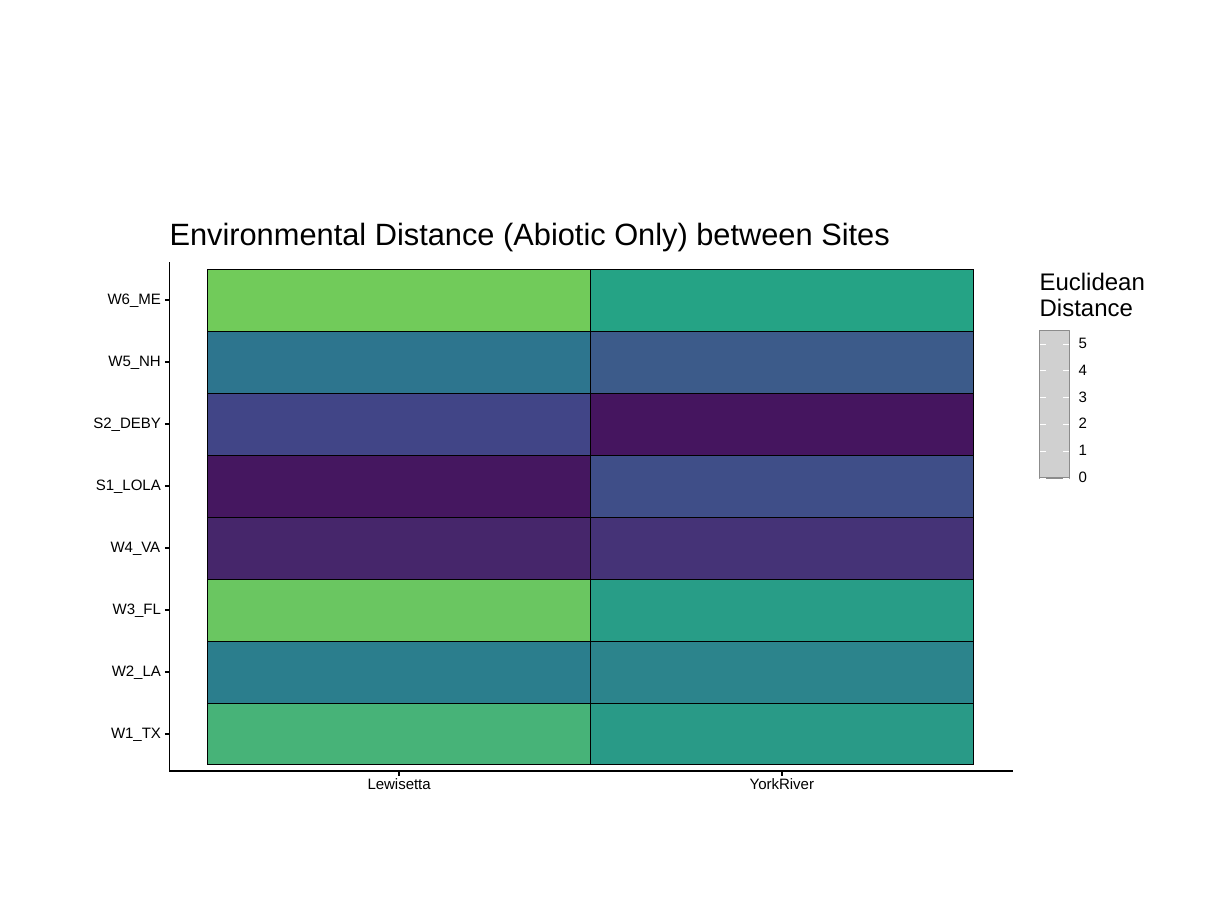
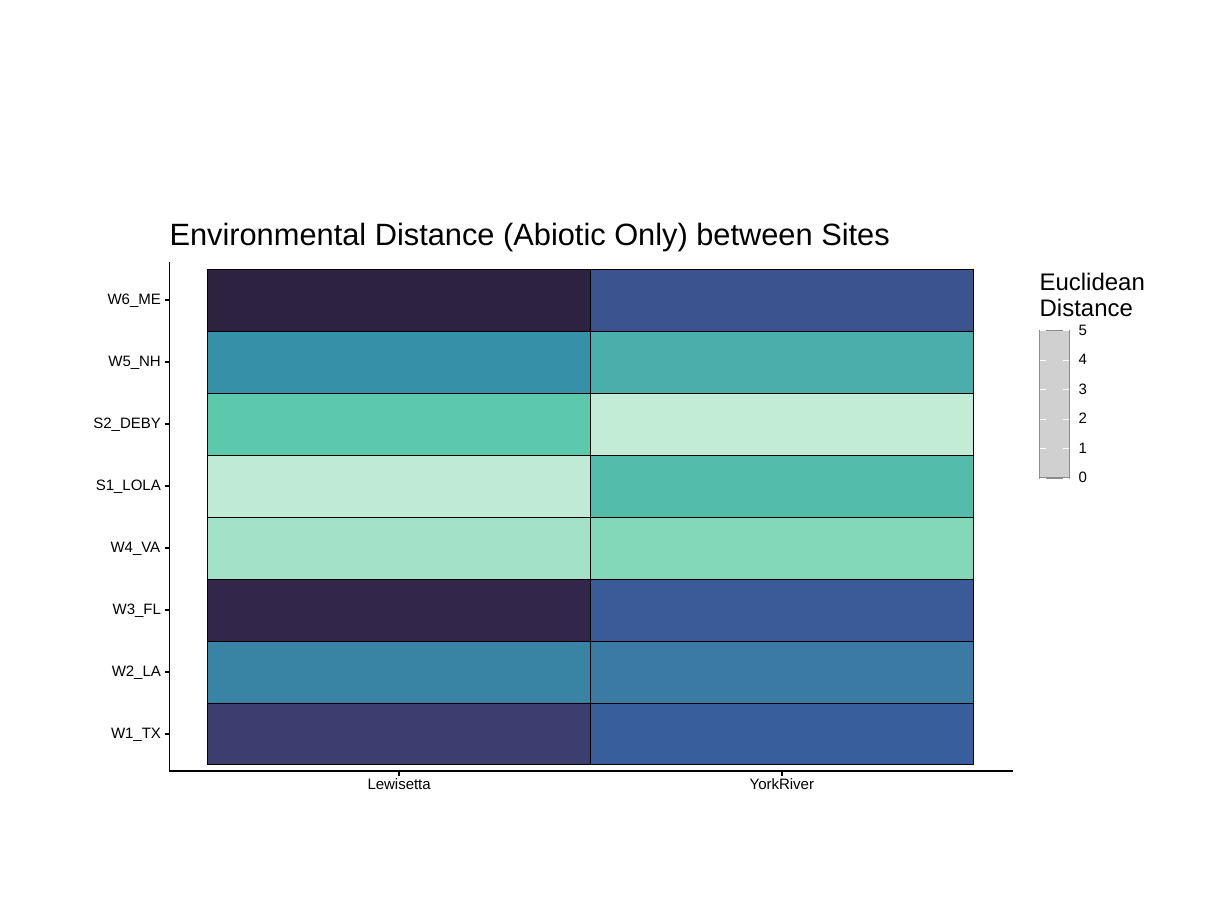
Before and after one commit to ModelValidationProgram/MVP_oyster_GO, a slide deck: slide 4 of results/figures/EnvDist_ExpSitesGardens_edited.pptx. Drawn at 1232x924 pixels with LibreOffice and Linux fonts; fonts in the diff are those of the drawing; grey boxes stand for pictures. Boxes give left, top, right and bottom in pixels: in the first picture for what was removed or moved away, otherwise in the second. Text is boxed around its words. In the diff, an @@ line names an element or a change of style, - is before the commit and + after.

```diff
--- a/results/figures/EnvDist_ExpSitesGardens_edited.pptx
+++ b/results/figures/EnvDist_ExpSitesGardens_edited.pptx
@@ rectangle removed at <box>62,216,1170,825</box> @@
@@ rectangle removed at <box>170,264,1013,771</box> @@
@@ rectangle at <box>208,270,591,331</box>: fill #71CB5A to #2E2241 @@
@@ rectangle at <box>590,270,973,331</box>: fill #25A385 to #3B538E @@
@@ rectangle at <box>208,331,591,393</box>: fill #2D758E to #3690A7 @@
@@ rectangle at <box>590,331,973,393</box>: fill #3C5B8A to #4AAEAB @@
@@ 2 freeform shapes, 1 text: place and size @@
-2 freeform shapes, 1 text at <box>1040,337,1087,348</box>
+2 freeform shapes, 1 text at <box>1040,324,1087,335</box>
@@ 4 freeform shapes, 2 texts: place and size @@
-4 freeform shapes, 2 texts at <box>1040,364,1087,402</box>
+4 freeform shapes, 2 texts at <box>1040,353,1087,394</box>
@@ rectangle at <box>208,393,591,455</box>: fill #414587 to #5CC8AC @@
@@ rectangle at <box>590,393,973,455</box>: fill #45155F to #C3ECD7 @@
@@ 2 freeform shapes, 1 text: place and size @@
-2 freeform shapes, 1 text at <box>1040,417,1087,428</box>
+2 freeform shapes, 1 text at <box>1040,412,1087,423</box>
@@ freeform shape at <box>1040,448,1046,448</box>: outline redrawn @@
@@ freeform shape at <box>1063,448,1069,448</box>: outline redrawn @@
@@ rectangle at <box>208,456,591,517</box>: fill #451760 to #BFEBD6 @@
@@ rectangle at <box>590,456,973,517</box>: fill #3F4E88 to #54BCAB @@
@@ rectangle at <box>208,517,591,579</box>: fill #46266B to #A3E2C8 @@
@@ rectangle at <box>590,517,973,579</box>: fill #453377 to #83D8BA @@
@@ rectangle at <box>208,579,591,641</box>: fill #6AC661 to #33264B @@
@@ rectangle at <box>590,579,973,641</box>: fill #289D87 to #3A5A98 @@
@@ rectangle at <box>208,641,591,702</box>: fill #2B7E8D to #3983A5 @@
@@ rectangle at <box>590,641,973,702</box>: fill #2C848C to #3A7AA3 @@
@@ rectangle at <box>208,703,591,765</box>: fill #47B378 to #3B3E6F @@
@@ rectangle at <box>590,703,973,765</box>: fill #299A87 to #395E9C @@
```
Also in this commit, not shown: 4 other slides changed, 4 other files.
